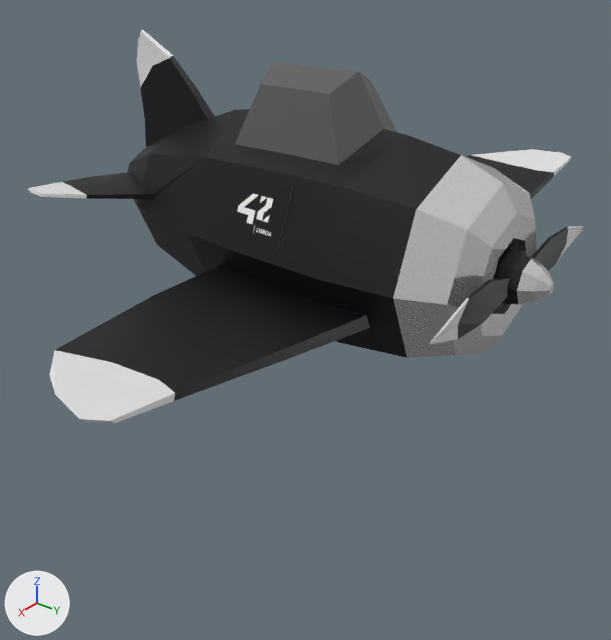
The Blender file Airplane/Airplane.blend: old version first, new version second.
Camera for both pictures: a 50 mm camera at (4.3, 3.69, 3.59) aimed at (0.09, 0.4, 0.84). Every picture has the same lights, and +X, +Y and +Z are marked at lower left.

The first picture shows 'Airplane', 'Helix', 'logo.002'.
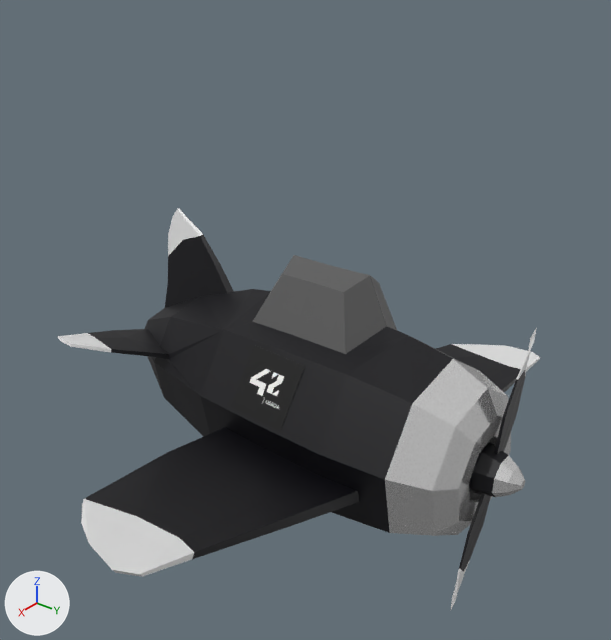
Boxes (x1, y1, x2, y2) around the edits, measured in the pictures (611 x 640 px):
'Airplane', moved, turned
    before: (28, 29, 571, 423)
    after: (58, 208, 540, 577)
'Helix', moved, turned
    before: (429, 226, 583, 345)
    after: (450, 328, 537, 611)
'logo.002', moved, turned
    before: (221, 169, 295, 260)
    after: (231, 345, 305, 431)

The change, as a list of edits to the scene's bpy script:
```text
Change ob_airplane:
    ob_airplane.location: (0.0, 0.0, 1.545) -> (0.0, 0.0, 0.153)
    ob_airplane.rotation_euler: (1.571, 0.00109, 0.0) -> (1.571, -0.2, 0.0)  # degrees (90, 0.1, 0) -> degrees (90, -11, 0)
Change ob_helix:
    ob_helix.rotation_euler: (-1.571, 0.0, 0.0) -> (-1.571, 259.0, 0.0)  # degrees (-90, 0, 0) -> degrees (-90, 80, 0)
```
